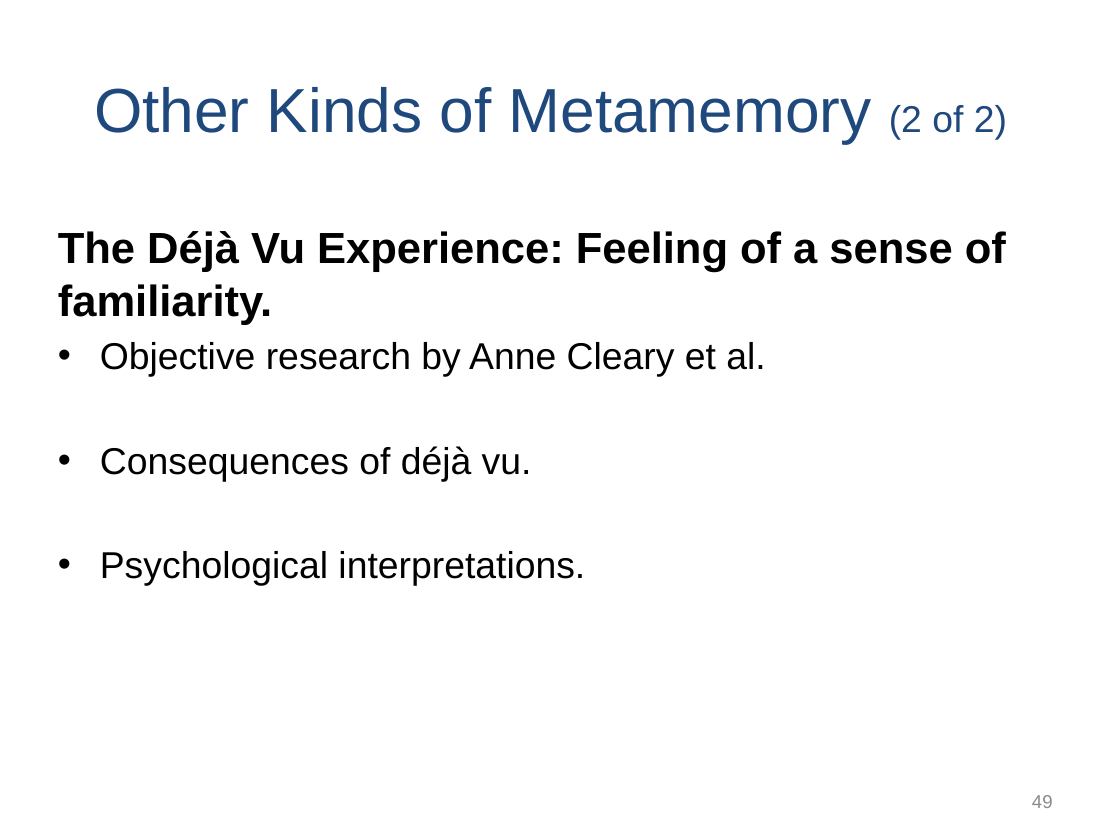
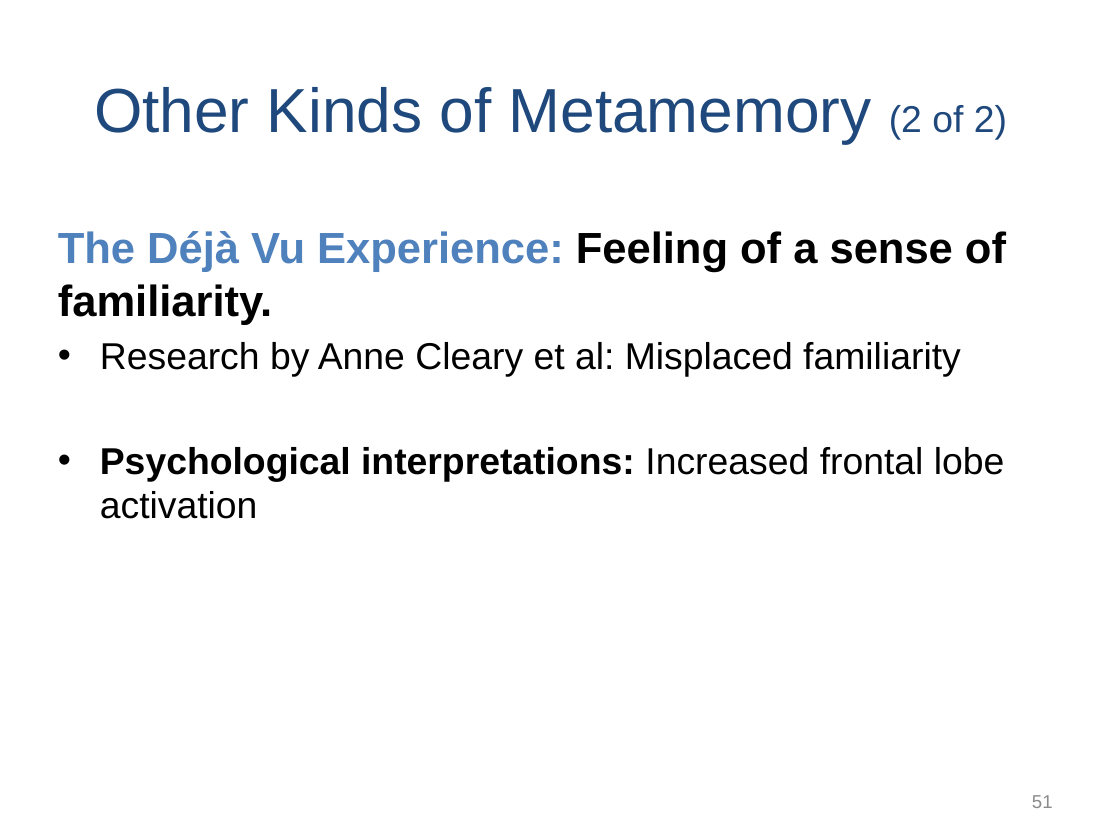
Before and after one commit to npm27/Teaching-Materials, a slide deck: slide 51 of Memory/Slides/Chapter 8.PPTX (slide 49 before the commit). Drawn at 1120x840 pixels with LibreOffice and Linux fonts; fonts in the diff are those of the drawing. Boxes give left, top, right and bottom in pixels: in the first picture for what was removed or moved away, otherwise in the second. Text is boxed around its words. In the diff, an @@ line names an element or a change of style, - is before the commit and + after.

Commit message:
Update Slides

```diff
--- a/Memory/Slides/Chapter 8.PPTX
+++ b/Memory/Slides/Chapter 8.PPTX
@@ text at (x1=58, y1=231, x2=1006, y2=325): text colour #000000 to #4F81BD in "The Déjà Vu Experience:" @@
@@ text at (x1=100, y1=342, x2=1005, y2=519): text changed @@
-• Objective research by Anne Cleary et al.
-• Consequences of déjà vu.
-• Psychological interpretations.
+• Research by Anne Cleary et al: Misplaced familiarity
+• Psychological interpretations: Increased frontal lobe activation
@@ page number at (x1=1032, y1=795, x2=1053, y2=808): text changed @@
-49
+51
```
Also in this commit, not shown: 1 other slide changed, 2 slides added, 2 other files.
